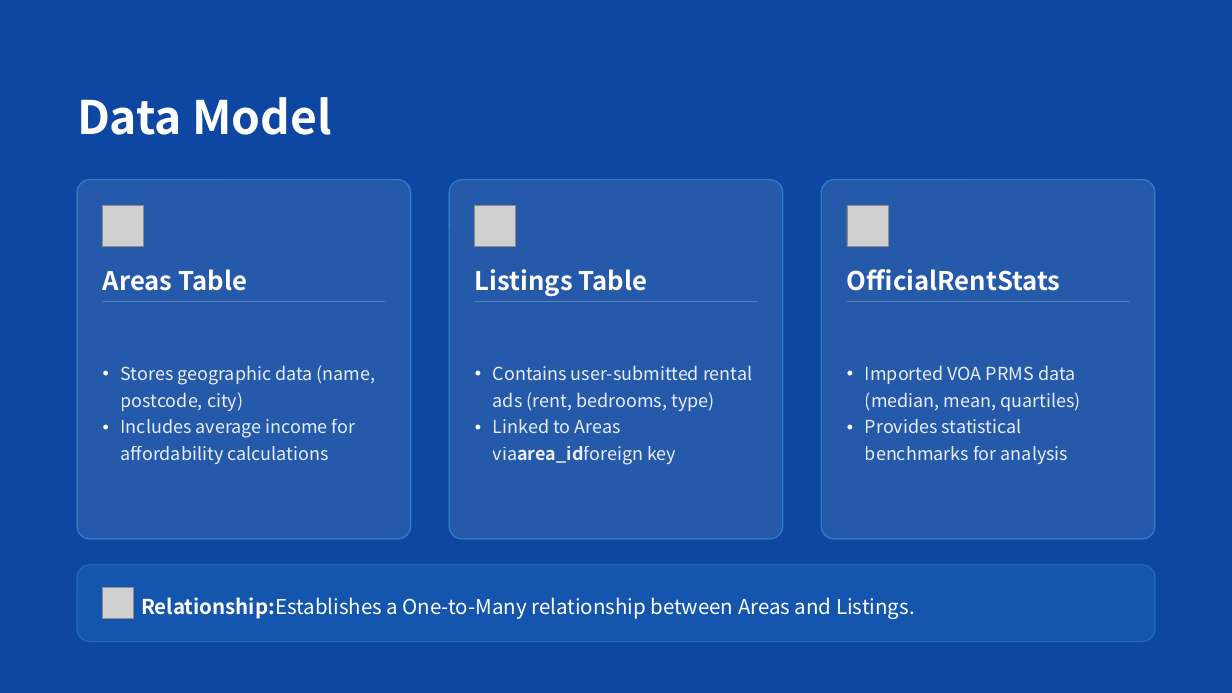
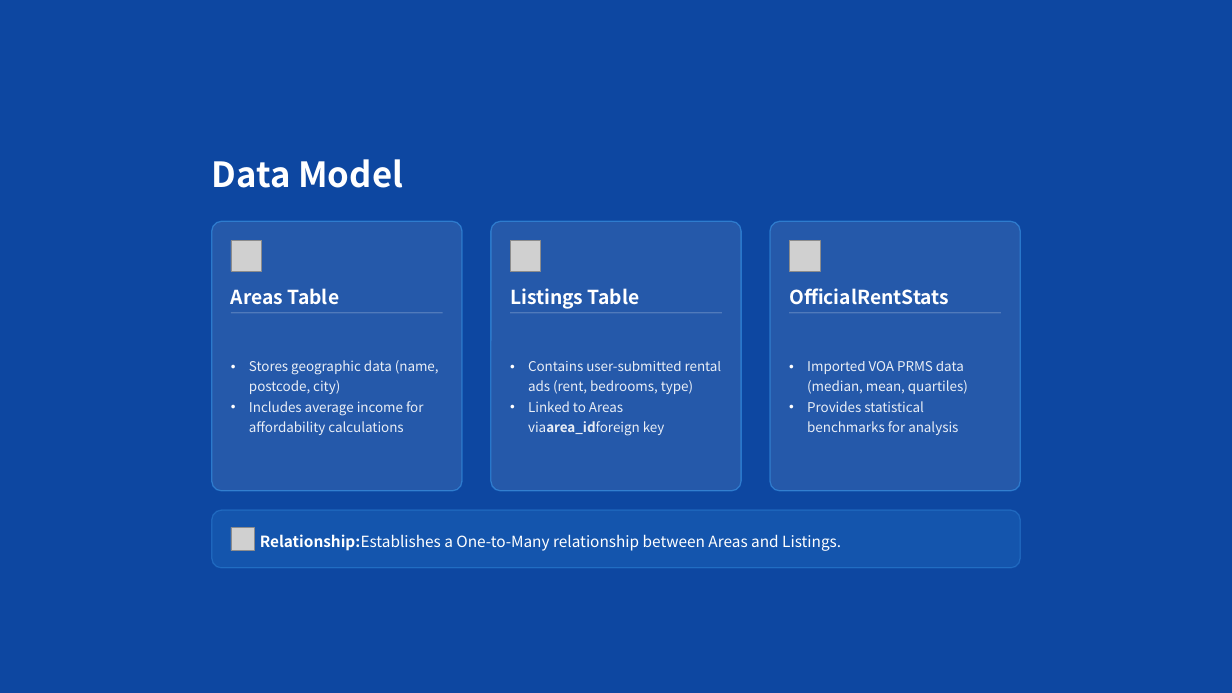
Before and after one commit to xuxiangyi541/COMP3011-Rental-Insight-API, a slide deck: slide 4 of docs/Rental_Insights_API_PPT.pptx. Drawn at 1232x693 pixels with LibreOffice and Linux fonts; fonts in the diff are those of the drawing; grey boxes stand for pictures. Boxes give left, top, right and bottom in pixels: in the first picture for what was removed or moved away, otherwise in the second. Text is boxed around its words. In the diff, an @@ line names an element or a change of style, - is before the commit and + after.

```diff
--- a/docs/Rental_Insights_API_PPT.pptx
+++ b/docs/Rental_Insights_API_PPT.pptx
@@ rounded rectangle: place and size @@
-rounded rectangle at [0, 0, 1232, 693]
+rounded rectangle at [154, 87, 1079, 606]
@@ text "Data Model": place and size @@
-text "Data Model" at [77, 97, 332, 135]
+text "Data Model" at [212, 159, 403, 188]
@@ text "Data Model" at [212, 159, 403, 188]: size 36 to 27 pt @@
@@ rounded rectangle: place and size @@
-rounded rectangle at [77, 179, 410, 539]
+rounded rectangle at [212, 222, 462, 492]
@@ rounded rectangle: place and size @@
-rounded rectangle at [449, 179, 783, 539]
+rounded rectangle at [491, 222, 741, 492]
@@ rounded rectangle: place and size @@
-rounded rectangle at [822, 179, 1155, 539]
+rounded rectangle at [770, 222, 1020, 492]
@@ picture: place and size @@
-picture at [103, 205, 143, 246]
+picture at [231, 240, 262, 271]
@@ picture: place and size @@
-picture at [475, 205, 516, 246]
+picture at [510, 240, 541, 271]
@@ picture: place and size @@
-picture at [848, 205, 888, 246]
+picture at [789, 240, 820, 271]
@@ text "Areas Table": place and size @@
-text "Areas Table" at [103, 269, 247, 291]
+text "Areas Table" at [231, 288, 340, 305]
@@ text "Listings Table": place and size @@
-text "Listings Table" at [475, 269, 648, 296]
+text "Listings Table" at [510, 288, 640, 309]
@@ size 20 to 15 pt in 3 elements at [510, 288, 640, 309], [231, 288, 340, 305], [789, 288, 949, 305] @@
@@ text "OfficialRentStats": place and size @@
-text "OfficialRentStats" at [847, 269, 1061, 291]
+text "OfficialRentStats" at [789, 288, 949, 305]
@@ text "Stores geographic data (name, postcode, ...": place and size @@
-text "Stores geographic data (name, postcode, ..." at [121, 365, 376, 464]
+text "Stores geographic data (name, postcode, ..." at [249, 360, 439, 435]
@@ line moved from (103, 301) - (385, 301) to (231, 313) - (443, 313) @@
@@ text "Contains user-submitted rental ads (rent, ...": place and size @@
-text "Contains user-submitted rental ads (rent, ..." at [493, 365, 752, 465]
+text "Contains user-submitted rental ads (rent, ..." at [528, 361, 722, 436]
@@ line moved from (475, 301) - (757, 301) to (510, 313) - (722, 313) @@
@@ size 14 to 10.5 pt in 3 elements at [528, 361, 722, 436], [249, 360, 439, 435], [807, 361, 968, 435] @@
@@ text "Imported VOA PRMS data (median, ...": place and size @@
-text "Imported VOA PRMS data (median, ..." at [865, 365, 1080, 464]
+text "Imported VOA PRMS data (median, ..." at [807, 361, 968, 435]
@@ line moved from (848, 301) - (1129, 301) to (789, 313) - (1001, 313) @@
@@ rounded rectangle: place and size @@
-rounded rectangle at [77, 565, 1155, 641]
+rounded rectangle at [212, 510, 1020, 567]
@@ picture: place and size @@
-picture at [103, 588, 133, 618]
+picture at [231, 528, 254, 551]
@@ text "Relationship:Establishes a One-to-Many relationship between ...": place and size @@
-text "Relationship:Establishes a One-to-Many relationship between ..." at [141, 597, 915, 619]
+text "Relationship:Establishes a One-to-Many relationship between ..." at [260, 534, 841, 551]
@@ text "Relationship:Establishes a One-to-Many relationship between ..." at [260, 534, 841, 551]: size 16 to 12 pt @@
```
Also in this commit, not shown: 7 other slides changed, 2 other files.
